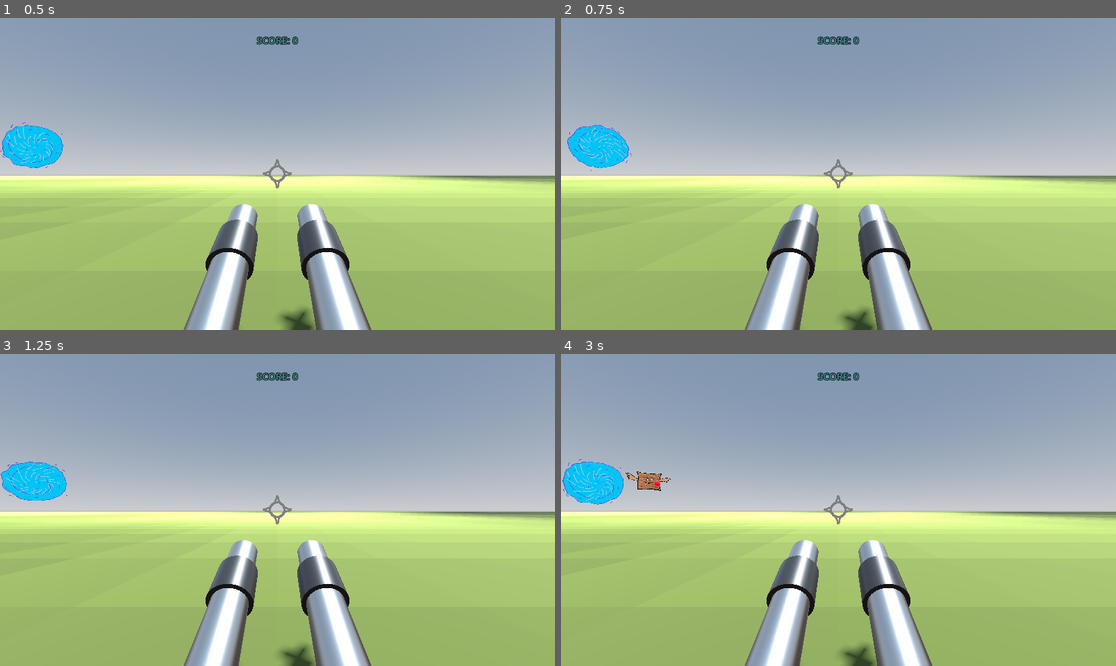
Above: before the commit, frames 1-4 (two rows, left to right).
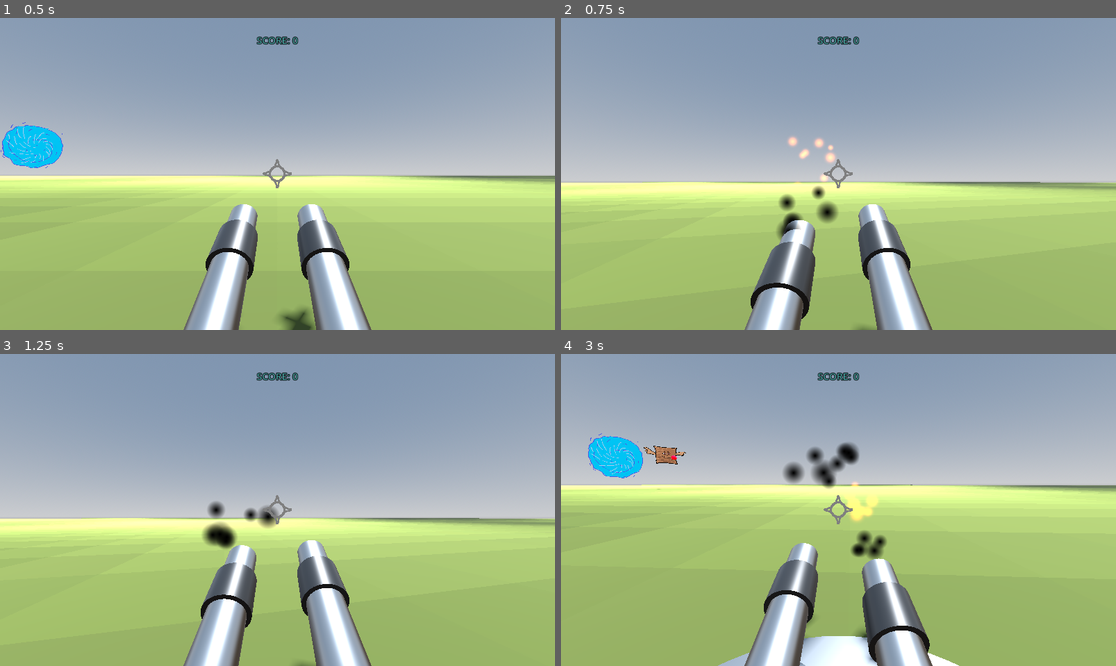
Above: after the commit, the same moments.

Repository: frederikhoheisel/DickeWumma
Game: Godot game, scene res://src/level/testink.tscn
Two runs of this game, one before a commit and one after it. Both use one fixed random seed, a clock stepped at 60 frames per second and the inputs below. The project has no main scene, so this scene is started directly.
Inputs (mouse positions are in pixels of both pictures, inside the frame that each line leads up to):
- Up to frame 1 (0.5 s): no input
- Up to frame 2 (0.75 s): move the mouse to (960, 158) at 0.52 s; press the mouse at (960, 158) at 0.53 s
- Up to frame 3 (1.25 s): no input
- Up to frame 4 (3 s): move the mouse to (727, 525) at 1.27 s; release the mouse at (727, 525) at 1.28 s; click (727, 525) at 1.35 s; move the mouse to (894, 441) at 2.02 s; press the mouse at (894, 441) at 2.03 s; move the mouse to (810, 572) at 2.77 s; release the mouse at (810, 572) at 2.78 s; click (810, 572) at 2.85 s

Frame 1 is identical in both runs. In frame 2, 11% of the frame differs, in the area x 0-100%, y 34-100%; in frame 3, 9.7%; in frame 4, 25%, in the area x 0-100%, y 25-100%.
Error before the commit: Parse Error: Identifier "collider" not declared in the current scope. (res://src/player/player.gd:59)

Commit message:
hotfix 0.0.1

Diff:
--- a/src/player/player.gd
+++ b/src/player/player.gd
@@ -56,6 +56,10 @@
 			current_barrel.bumm()
 			current_barrel = barrel_left
 
+	%HitRayCast3D.force_raycast_update()
+	if %HitRayCast3D.is_colliding():
+		var collider = %HitRayCast3D.get_collider()
+
 		if collider.has_method("take_damage"):
 			print("player: raycast hit")
 			collider.take_damage(damage)
--- a/src/player/player.tscn
+++ b/src/player/player.tscn
@@ -203,3 +203,5 @@
 
 [node name="AnimationPlayer" type="AnimationPlayer" parent="." unique_id=1926615569]
 libraries/ = SubResource("AnimationLibrary_5f2sf")
+
+[connection signal="body_entered" from="Hitbox" to="." method="_on_hitbox_body_entered"]
